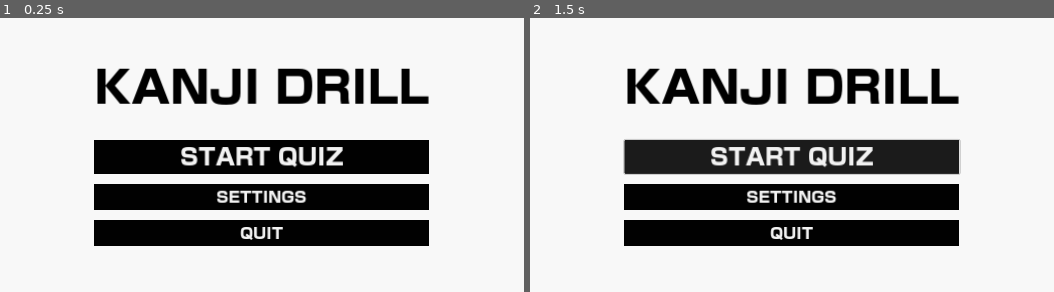
Above: before the commit, frames 1-2 (left to right).
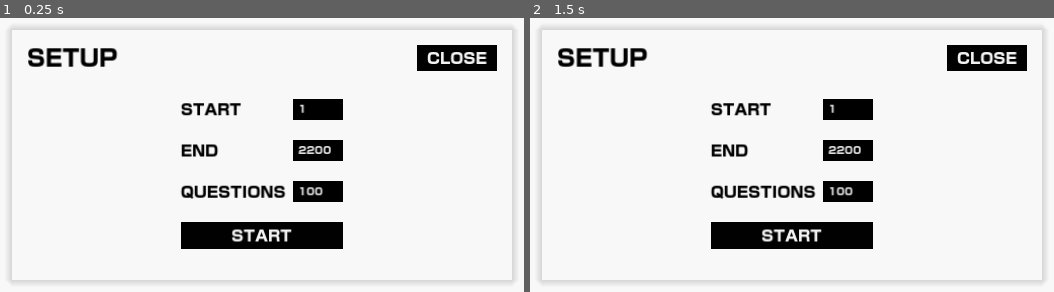
Above: after the commit, the same moments.

Repository: daredakke/kanji-drill
Game: Godot game, scene res://scenes/app.tscn
Two runs of this game, one before a commit and one after it. Both use one fixed random seed, a clock stepped at 60 frames per second and the inputs below.
Inputs:
- Up to frame 1 (0.25 s): no input
- Up to frame 2 (1.5 s): click "START QUIZ" at 0.5 s; click "START QUIZ" at 1.25 s

The runs differ from the first frame. In frame 1, 26% of the frame differs, in the area x 1-99%, y 3-97%; in frame 2, 27%.

Commit message:
Setup panel UI

Diff:
--- a/resources/light.tres
+++ b/resources/light.tres
@@ -48,6 +48,9 @@
 shadow_color = Color(0, 0, 0, 0.137255)
 shadow_size = 12
 
+[sub_resource type="PlaceholderTexture2D" id="PlaceholderTexture2D_ss0m7"]
+size = Vector2(0, 0)
+
 [resource]
 Button/colors/font_color = Color(0.95, 0.95, 0.95, 1)
 Button/font_sizes/font_size = 24
@@ -76,3 +79,4 @@
 LineEdit/fonts/font = ExtResource("1_2ajnb")
 LineEdit/styles/normal = SubResource("StyleBoxFlat_vy12l")
 Panel/styles/panel = SubResource("StyleBoxFlat_qvah3")
+SpinBox/icons/updown = SubResource("PlaceholderTexture2D_ss0m7")
--- a/scenes/app.tscn
+++ b/scenes/app.tscn
@@ -29,4 +29,5 @@
 
 [node name="Settings" parent="." instance=ExtResource("4_k754o")]
 unique_name_in_owner = true
+visible = false
 layout_mode = 1
--- a/scenes/main_menu.tscn
+++ b/scenes/main_menu.tscn
@@ -57,3 +57,125 @@
 layout_mode = 2
 mouse_default_cursor_shape = 2
 text = "QUIT"
+
+[node name="SetupPanel" type="Panel" parent="."]
+unique_name_in_owner = true
+custom_minimum_size = Vector2(800, 400)
+layout_mode = 1
+anchors_preset = 8
+anchor_left = 0.5
+anchor_top = 0.5
+anchor_right = 0.5
+anchor_bottom = 0.5
+offset_left = -400.0
+offset_top = -200.0
+offset_right = 400.0
+offset_bottom = 200.0
+grow_horizontal = 2
+grow_vertical = 2
+
+[node name="HeaderMargin" type="MarginContainer" parent="SetupPanel"]
+layout_mode = 1
+anchors_preset = 10
+anchor_right = 1.0
+offset_bottom = 79.0
+grow_horizontal = 2
+theme_override_constants/margin_left = 24
+theme_override_constants/margin_top = 24
+theme_override_constants/margin_right = 24
+theme_override_constants/margin_bottom = 24
+
+[node name="HeaderHBox" type="HBoxContainer" parent="SetupPanel/HeaderMargin"]
+layout_mode = 2
+
+[node name="SetupLabel" type="Label" parent="SetupPanel/HeaderMargin/HeaderHBox"]
+layout_mode = 2
+size_flags_horizontal = 0
+theme_override_font_sizes/font_size = 36
+text = "SETUP"
+
+[node name="CloseButton" type="Button" parent="SetupPanel/HeaderMargin/HeaderHBox"]
+unique_name_in_owner = true
+layout_mode = 2
+size_flags_horizontal = 10
+size_flags_vertical = 4
+text = "CLOSE"
+
+[node name="ControlsMargin" type="MarginContainer" parent="SetupPanel"]
+layout_mode = 1
+anchors_preset = 8
+anchor_left = 0.5
+anchor_top = 0.5
+anchor_right = 0.5
+anchor_bottom = 0.5
+offset_left = -93.0
+offset_top = -110.0
+offset_right = 93.0
+offset_bottom = 110.0
+grow_horizontal = 2
+grow_vertical = 2
+theme_override_constants/margin_top = 60
+
+[node name="ControlsVBox" type="VBoxContainer" parent="SetupPanel/ControlsMargin"]
+layout_mode = 2
+theme_override_constants/separation = 32
+
+[node name="StartHBox" type="HBoxContainer" parent="SetupPanel/ControlsMargin/ControlsVBox"]
+layout_mode = 2
+size_flags_vertical = 4
+theme_override_constants/separation = 12
+
+[node name="StartLabel" type="Label" parent="SetupPanel/ControlsMargin/ControlsVBox/StartHBox"]
+layout_mode = 2
+size_flags_horizontal = 0
+text = "START"
+
+[node name="StartSpinBox" type="SpinBox" parent="SetupPanel/ControlsMargin/ControlsVBox/StartHBox"]
+unique_name_in_owner = true
+layout_mode = 2
+size_flags_horizontal = 10
+min_value = 1.0
+max_value = 2200.0
+value = 1.0
+rounded = true
+
+[node name="EndHBox" type="HBoxContainer" parent="SetupPanel/ControlsMargin/ControlsVBox"]
+layout_mode = 2
+size_flags_vertical = 4
+theme_override_constants/separation = 12
+
+[node name="EndLabel" type="Label" parent="SetupPanel/ControlsMargin/ControlsVBox/EndHBox"]
+layout_mode = 2
+text = "END"
+
+[node name="EndSpinBox" type="SpinBox" parent="SetupPanel/ControlsMargin/ControlsVBox/EndHBox"]
+unique_name_in_owner = true
+layout_mode = 2
+size_flags_horizontal = 10
+min_value = 2200.0
+max_value = 2200.0
+value = 2200.0
+rounded = true
+
+[node name="QuestionsHBox" type="HBoxContainer" parent="SetupPanel/ControlsMargin/ControlsVBox"]
+layout_mode = 2
+size_flags_vertical = 4
+theme_override_constants/separation = 12
+
+[node name="QuestionsLabel" type="Label" parent="SetupPanel/ControlsMargin/ControlsVBox/QuestionsHBox"]
+layout_mode = 2
+text = "QUESTIONS"
+
+[node name="QuestionsSpinBox" type="SpinBox" parent="SetupPanel/ControlsMargin/ControlsVBox/QuestionsHBox"]
+unique_name_in_owner = true
+layout_mode = 2
+size_flags_horizontal = 10
+min_value = 1.0
+max_value = 2200.0
+value = 100.0
+rounded = true
+
+[node name="StartButton" type="Button" parent="SetupPanel/ControlsMargin/ControlsVBox"]
+unique_name_in_owner = true
+layout_mode = 2
+text = "START"
--- a/scripts/main_menu.gd
+++ b/scripts/main_menu.gd
@@ -8,9 +8,18 @@
 @onready var quiz_button: Button = %QuizButton
 @onready var settings_button: Button = %SettingsButton
 @onready var quit_button: Button = %QuitButton
+# Setup controls
+@onready var setup_panel: Panel = %SetupPanel
+@onready var close_button: Button = %CloseButton
+@onready var start_spin_box: SpinBox = %StartSpinBox
+@onready var end_spin_box: SpinBox = %EndSpinBox
+@onready var questions_spin_box: SpinBox = %QuestionsSpinBox
+@onready var start_button: Button = %StartButton
 
 
 func _ready() -> void:
+	quiz_button.pressed.connect(setup_panel.show)
+	close_button.pressed.connect(setup_panel.hide)
 	settings_button.pressed.connect(_show_settings)
 	quit_button.pressed.connect(_quit_game)
 
--- a/scripts/settings.gd
+++ b/scripts/settings.gd
@@ -2,7 +2,6 @@
 extends Control
 
 
-var _is_fullscreen: bool = false
 var _master_bus: int = AudioServer.get_bus_index("Master")
 
 @onready var close_button: Button = %CloseButton
Not shown: 1 places in resources/light.tres that only renumber resources
